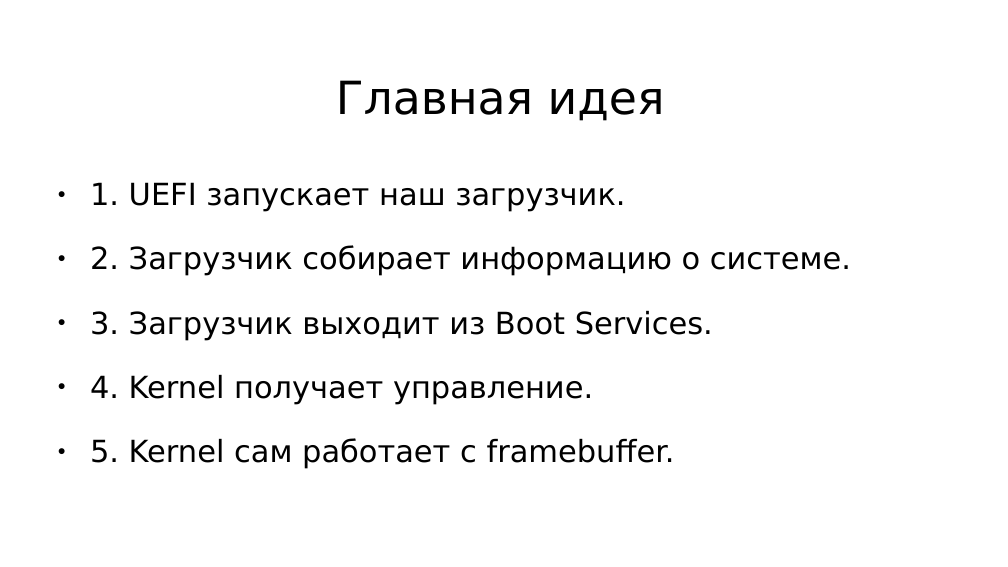
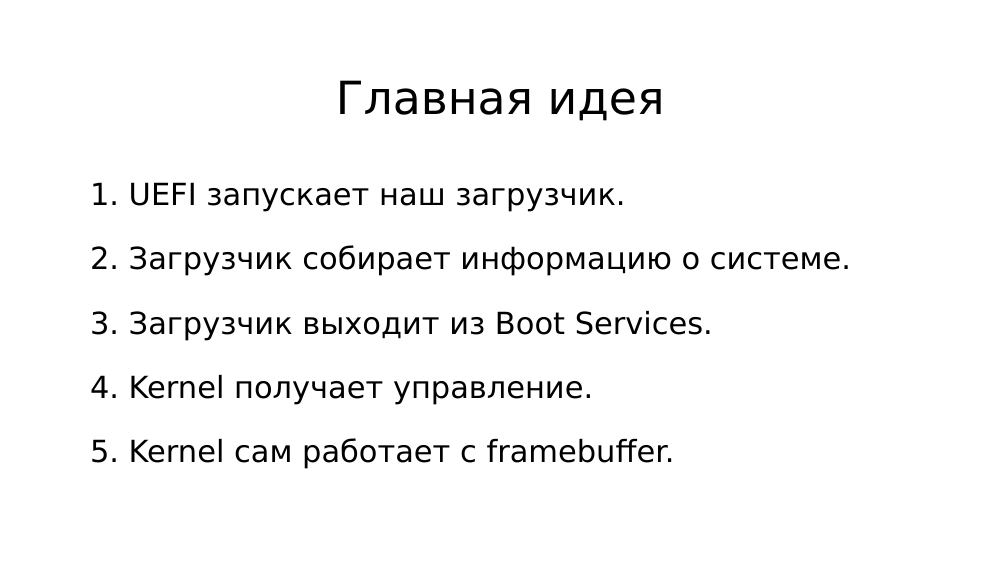
Before and after one commit to Inr1xz/uefi-bootloader, a slide deck: slide 2 of edk2/MySuperPkg/Presentstion.odp. Drawn at 1008x567 pixels with LibreOffice and Linux fonts; fonts in the diff are those of the drawing. Boxes give left, top, right and bottom in pixels: in the first picture for what was removed or moved away, otherwise in the second. Text is boxed around its words. In the diff, an @@ line names an element or a change of style, - is before the commit and + after.

```diff
--- a/edk2/MySuperPkg/Presentstion.odp
+++ b/edk2/MySuperPkg/Presentstion.odp
@@ text "1. UEFI запускает наш загрузчик." at [90, 182, 851, 469]: bullet ● to none @@
```
Also in this commit, not shown: 2 other slides changed, 8 slides added, 1 slide removed, 1 other file.
